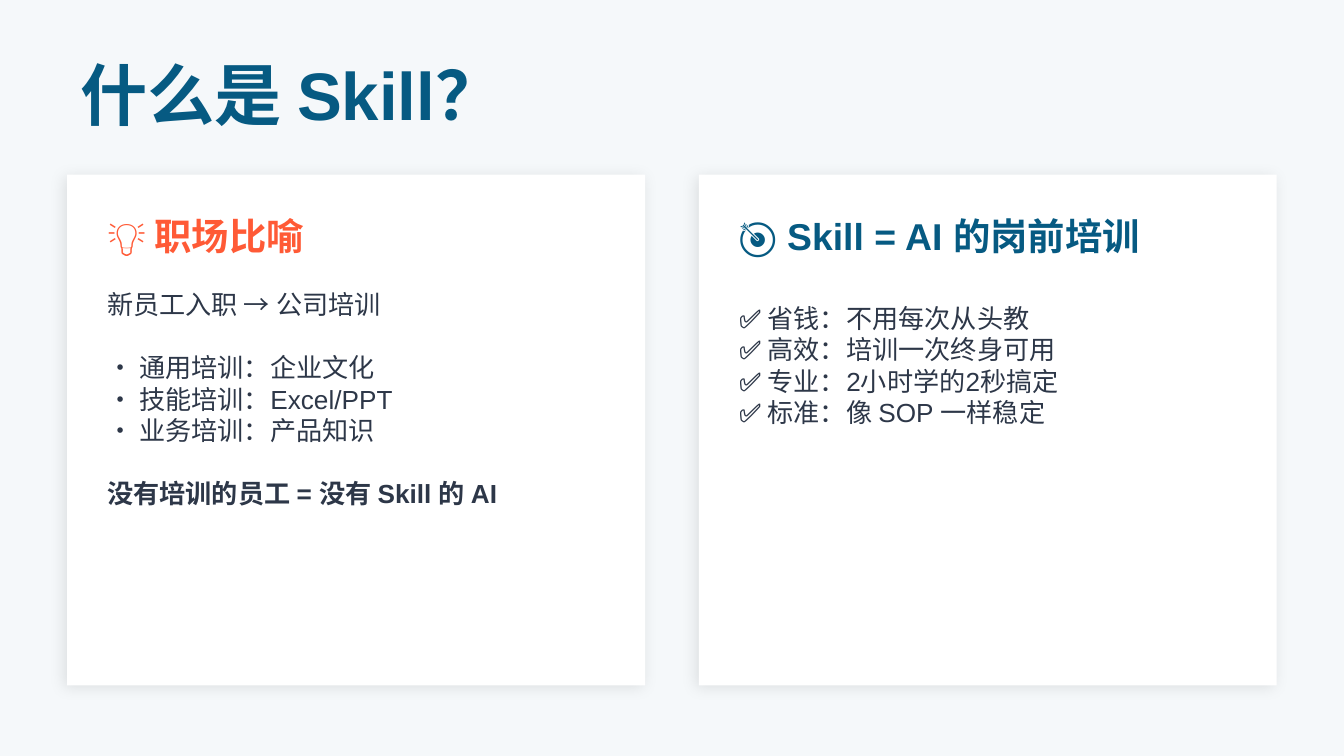
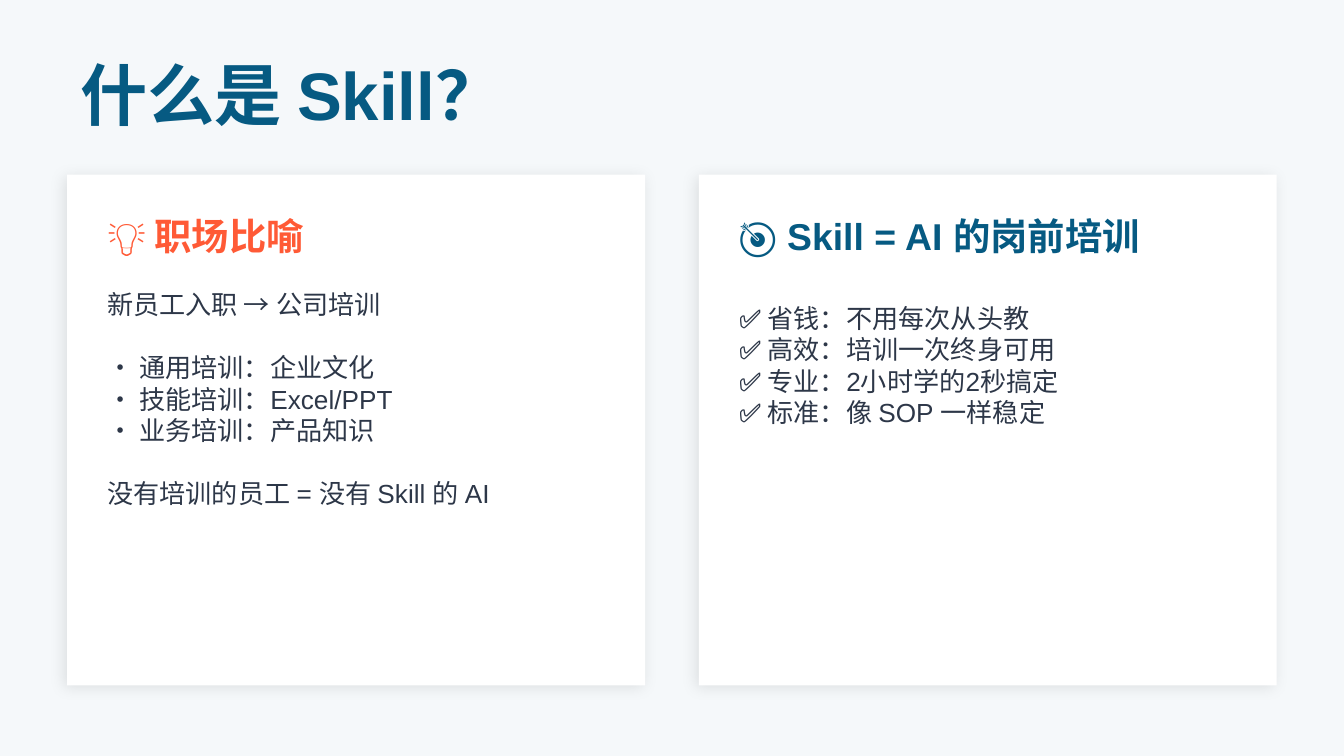
Before and after one commit to lingling1989r/Openclaw4OPC, a slide deck: slide 2 of 每天一个Skill-分享PPT.pptx. Drawn at 1344x756 pixels with LibreOffice and Linux fonts; fonts in the diff are those of the drawing. Boxes give left, top, right and bottom in pixels: in the first picture for what was removed or moved away, otherwise in the second. Text is boxed around its words. In the diff, an @@ line names an element or a change of style, - is before the commit and + after.

```diff
--- a/每天一个Skill-分享PPT.pptx
+++ b/每天一个Skill-分享PPT.pptx
@@ text at (107,481,490,505): bold off in "没有培训的员工 = 没有 Skill 的 AI" @@
```
Also in this commit, not shown: 6 other slides changed.
